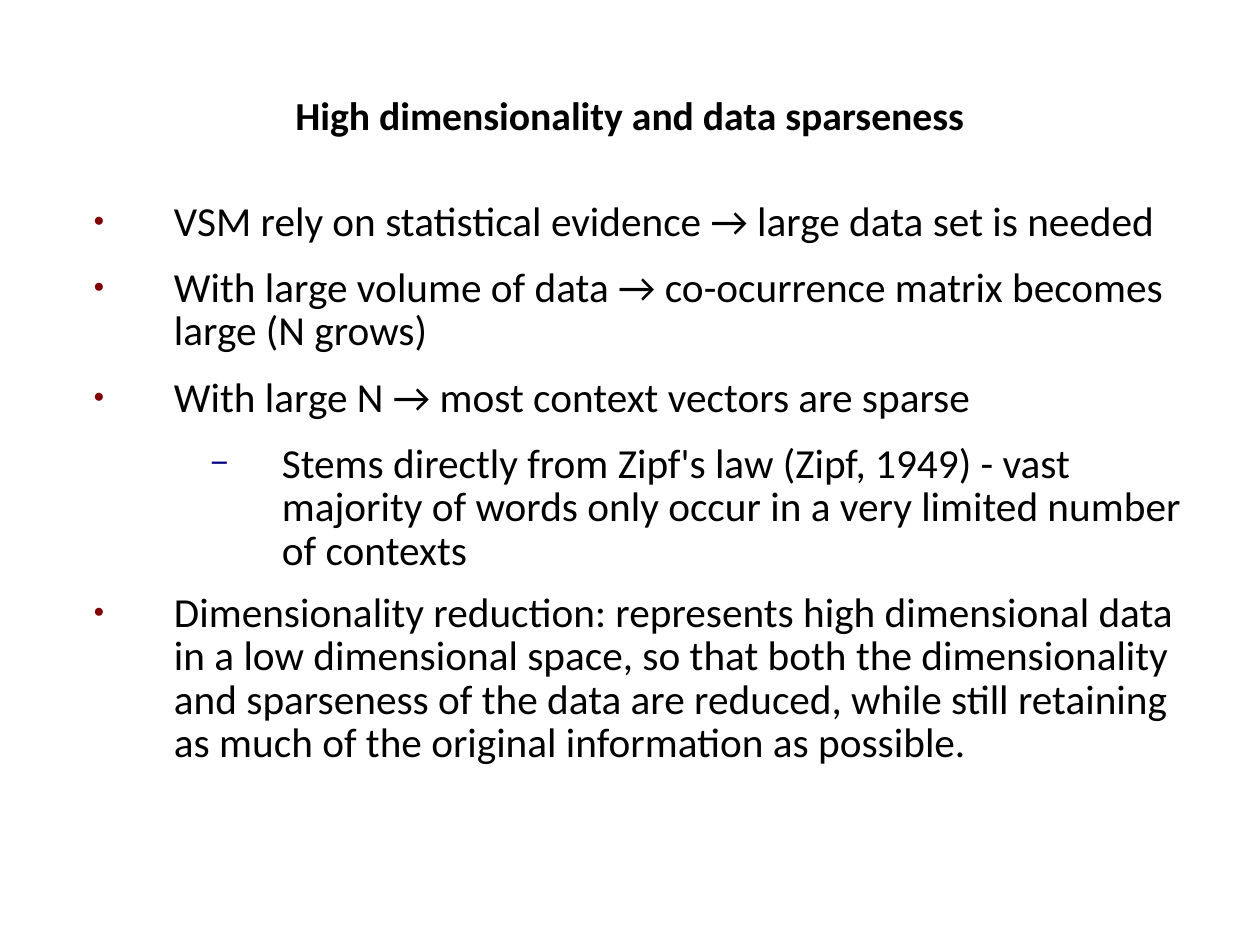
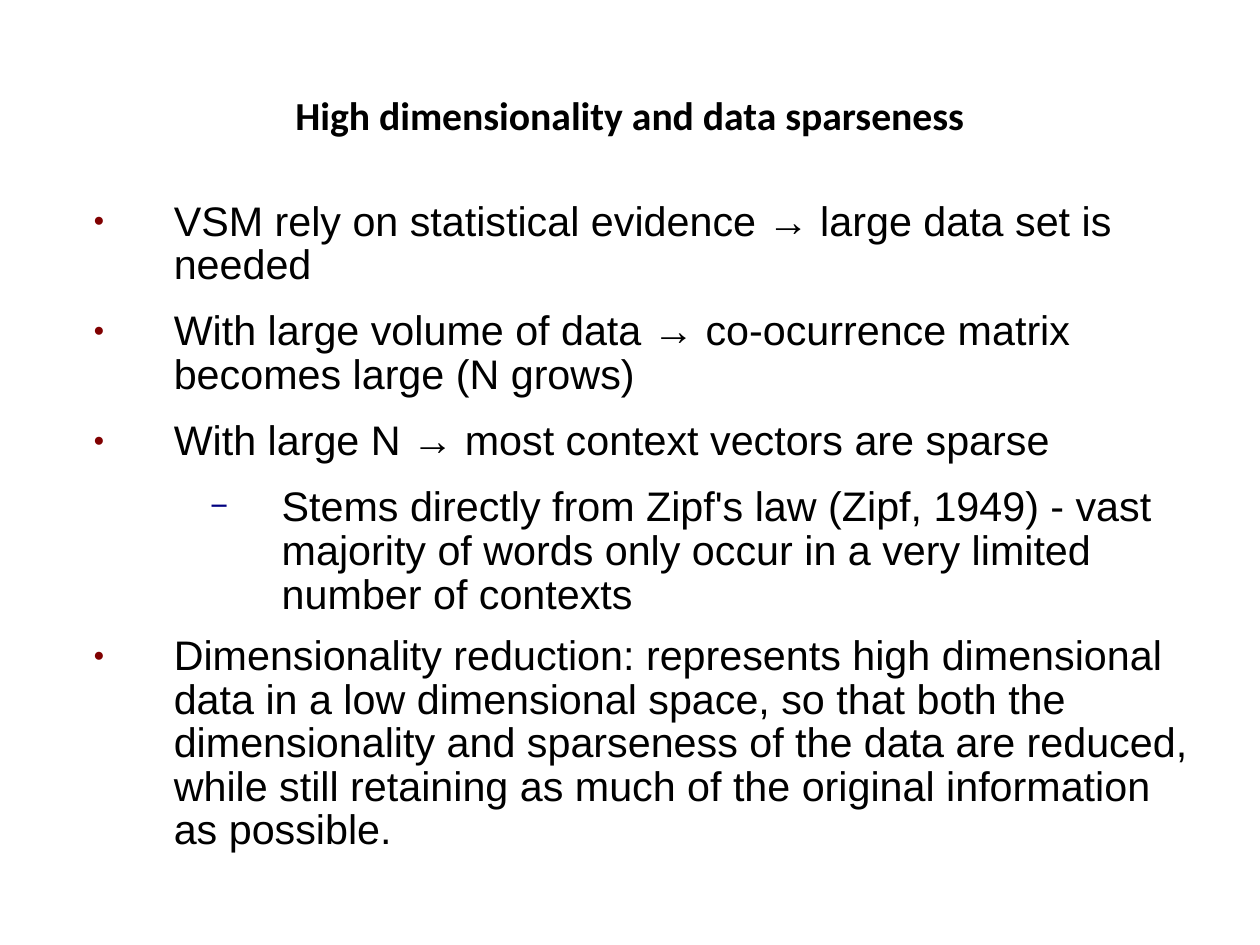
Before and after one commit to prodanovic/WSD-PDT, a slide deck: slide 10 of docs/thesis presentation.ppt. Drawn at 1260x945 pixels with LibreOffice and Linux fonts; fonts in the diff are those of the drawing; background and template pictures are left out. Boxes give left, top, right and bottom in pixels: in the first picture for what was removed or moved away, otherwise in the second. Text is boxed around its words. In the diff, an @@ line names an element or a change of style, - is before the commit and + after.

```diff
--- a/docs/thesis presentation.ppt
+++ b/docs/thesis presentation.ppt
@@ text "VSM rely on statistical evidence ..." at <box>174,206,1188,853</box>: font Calibri to Arial @@
```
Also in this commit, not shown: 5 other slides changed, 1 slide added, 4 slides removed.
